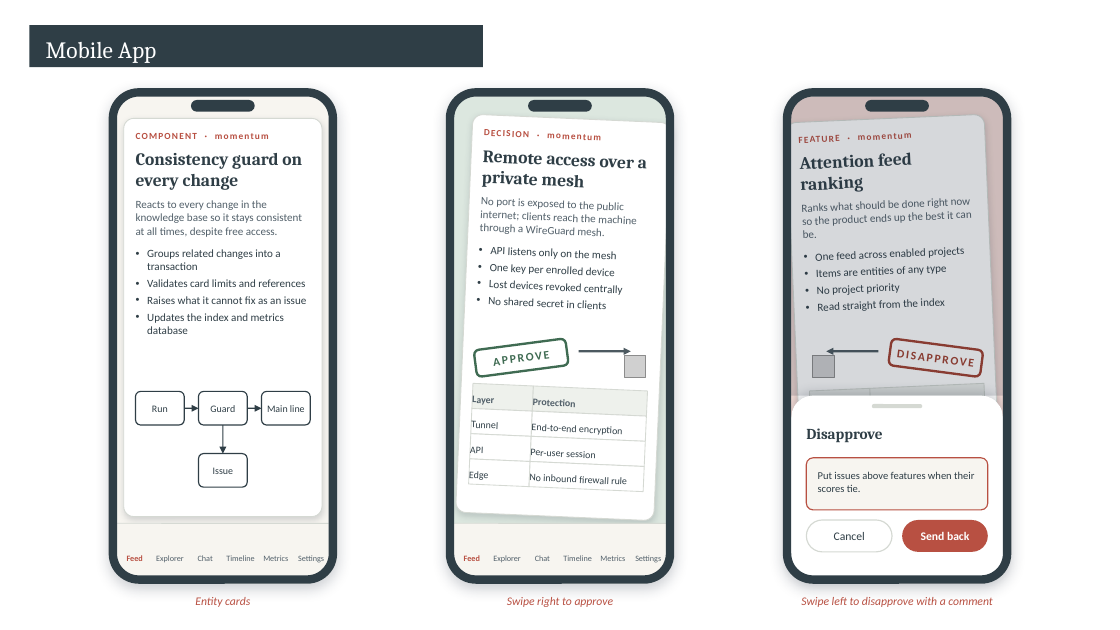
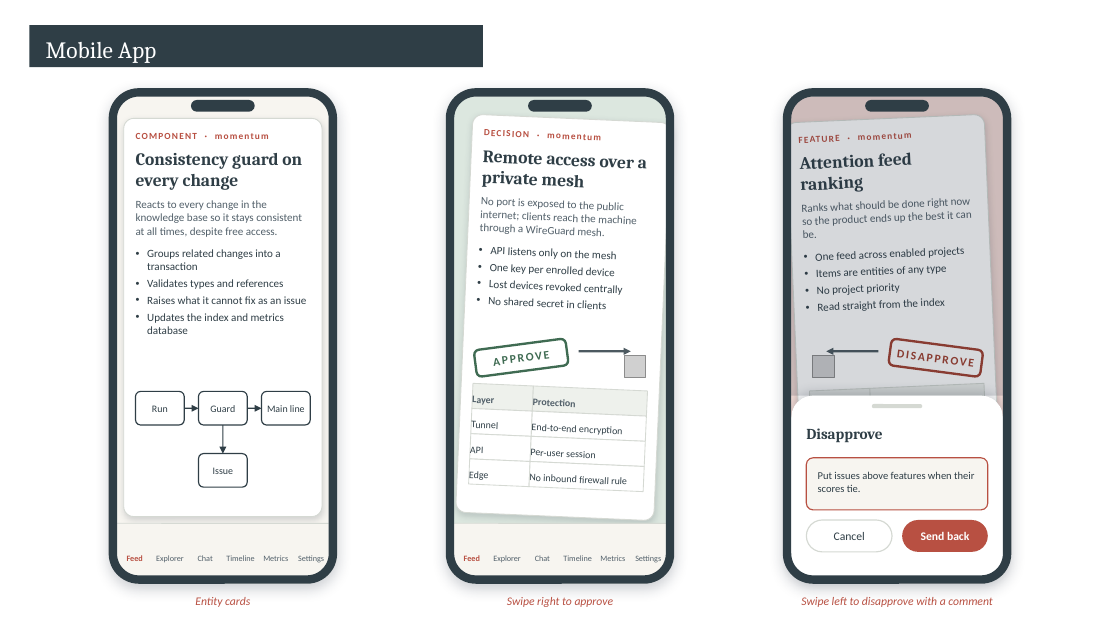
Before and after one commit to Aleksander1111/momentum, a slide deck: slide 2 of docs/harness-diagram.pptx. Drawn at 1120x630 pixels with LibreOffice and Linux fonts; fonts in the diff are those of the drawing; grey boxes stand for pictures; background and template pictures are left out. Boxes give left, top, right and bottom in pixels: in the first picture for what was removed or moved away, otherwise in the second. Text is boxed around its words. In the diff, an @@ line names an element or a change of style, - is before the commit and + after.

```diff
--- a/docs/harness-diagram.pptx
+++ b/docs/harness-diagram.pptx
@@ text at (x1=147, y1=279, x2=283, y2=289): text changed @@
-• Validates card limits and references
+• Validates types and references
```
Also in this commit, not shown: 29 other files.
